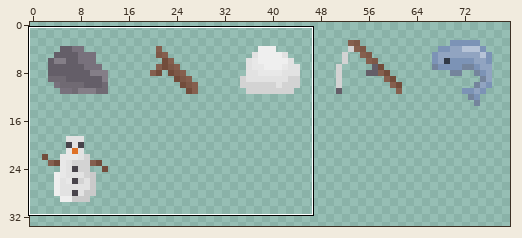
Pixel-art file: workingFiles/Aseprite/icons.aseprite. Above, an overview of the earlier version with the close-up marked.
Close-up. The starting point:
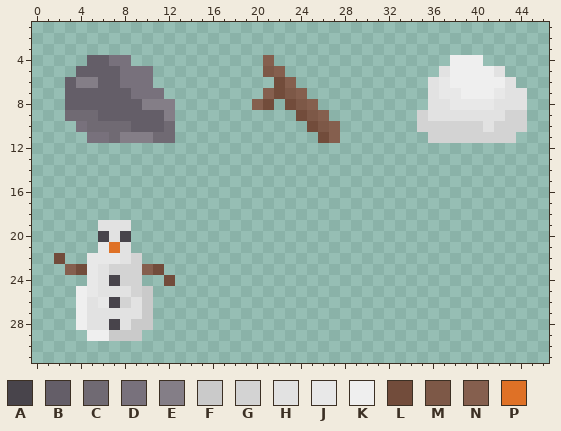
80x80 pixels, 1 frame. Colours within 5 levels of each other are drawn and written as one. Shown: x 0..46, y 1..31. The wide view leaves out empty margins.
Palette (. is transparent): A #48444b  B #645e68  C #706a73  D #78717c  E #847e87  F #cacaca  G #d3d3d3  H #e2e2e2  J #e8e8e8  K #efefef  L #724c3b  M #7d5847  N #855f4e  P #df7126
Pixels before, first column x 2:
 4 ...BBDD............N................KKK....
 5 ..BBBBDDD..........MN..............HKKKKH..
 6 .BEEBBDDD...........LN............HJKKKKKH.
 7 .BBBBBBDDD.........NLMN...........HJJKKKJHH
 8 .BBBBBBBEEE.......NL.LMN..........HHJJJJHHH
 9 .CCCBBBBBBE...........LMN........GHHHHHHHGG
10 ..DCCCCBBBC............LMN.......GGGGGGHGGG
11 ...DDCEEECC.............LN........GGGGGGGG.
12 ...........................................
13 ...........................................
14 ...........................................
15 ...........................................
16 ...........................................
17 ...........................................
18 ...........................................
19 ....HHH....................................
20 ....AHA....................................
21 ....JPH....................................
22 L..JJJHG...................................
23 .NLJHGGGNL.................................
24 ...JHAGG..L................................
25 ..KJHHHGF..................................
26 ..KHJAGHF..................................
27 ..KHHHHHF..................................
28 ..KHHAHFF..................................
29 ...KKFFF...................................
Once edited:
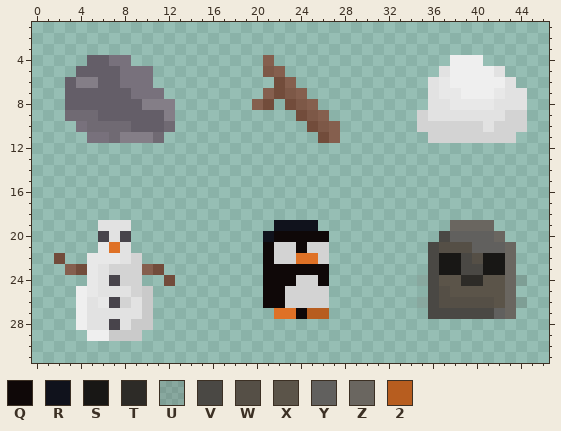
Colours new in this view: Q #0f0808  R #10121c  S #181715  T #2d2b27  U #4a484430  V #4a4844  W #554f46  X #5b5449  Y #61605e  Z #6a6660  2 #b75d1f
Difference:
y 11: x 12 C -> .
y 19: x 22..25 .... -> RRRR; x 38..41 .... -> ZZZZ
y 20: x 21..26 ...... -> RQQQQQ; x 37..42 ...... -> VYYYYZ
y 21: x 21..26 ...... -> QGGQGG; x 36..43 ........ -> VWWWYYYZ
y 22: x 21..26 ...... -> QGGPPG; x 36..43 ........ -> VSSVWSSZ
y 23: x 21..26 ...... -> QQQQQQ; x 36..43 ........ -> VSSVVSSZ
y 24: x 21..26 ...... -> QQQGGQ; x 35..44 .......... -> UVXXTTXXZU
y 25: x 21..26 ...... -> QQGGGG; x 36..43 ........ -> VWXXXXXZ
y 26: x 21..26 ...... -> QQGGGG; x 35..44 .......... -> UVWWWWWXZU
y 27: x 22..26 ..... -> PPQ22; x 36..43 ........ -> VVVVVVYZ
